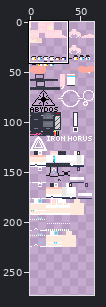
A sprite sheet gets an edit: textures/main.png. Above, an overview of the earlier version with the close-up marked.
Close-up. The starting point:
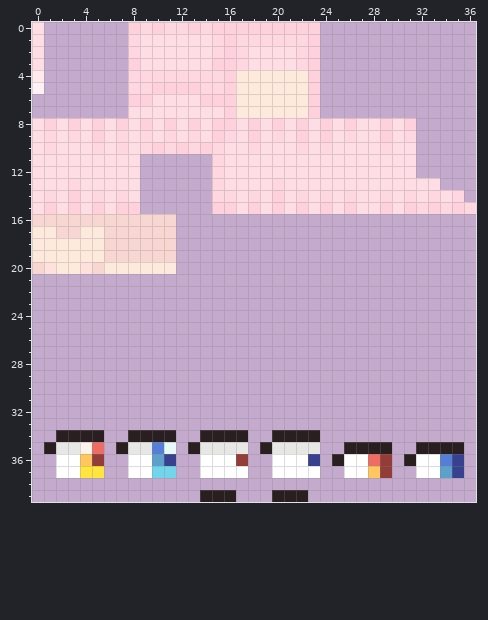
The file is 64x273 pixels. Colours within 5 levels of each other are drawn and written as one. Shown: x 0..36, y 0..39. The commit also changed other parts of the picture, which this record leaves out.
The same view after the edit:
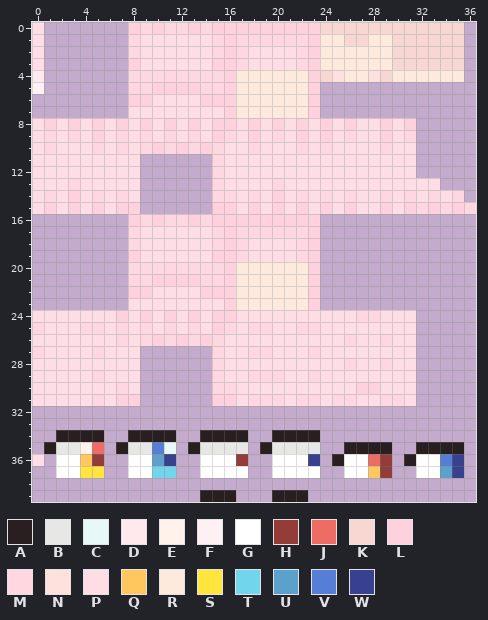
Palette (. is transparent): A #2a1f20  B #e7e7e5  C #e7f8f9  D #ffe9ed  E #fff2eb  F #fff0f3  G #ffffff  H #933c38  J #ed6d64  K #f8d7d2  L #fed1dc  M #fed7e0  N #fee0dc  P #fedde4  Q #ffc75d  R #fdeadc  S #ffe53d  T #71d6eb  U #5ca1cc  V #577ed7  W #384090
Changes in this commit:
@@ x 22..36 @@
- 0 LL.............
- 1 ML.............
- 2 ML.............
- 3 ML.............
- 4 RL.............
+ 0 LLKKKKKKKKKKKK.
+ 1 MLRRKKRRKKKKKK.
+ 2 MLRRRRRRKKKKKK.
+ 3 MLRRRRRRKKKKKK.
+ 4 RLKNRRNKRRRRRR.
  5 RL.............
@@ x 0..36 @@
 15 PLPLPLPLL......LLPLPLPLPLPLPPLPLMLMLM
-16 KKKKKKKKKKKK.........................
-17 RRKKRRKKKKKK.........................
-18 RRRRRRKKKKKK.........................
-19 RRRRRRKKKKKK.........................
-20 KNRRNKRRRRRR.........................
-21 .....................................
-22 .....................................
-23 .....................................
-24 .....................................
-25 .....................................
-26 .....................................
-27 .....................................
-28 .....................................
-29 .....................................
-30 .....................................
-31 .....................................
+16 ........LMLMMLMLLLLLLLLL.............
+17 ........MPPPPPPMLMMMMMML.............
+18 ........MPPPPPPMLMPPPPML.............
+19 ........LPPPPPPLLMPPPPML.............
+20 ........MMMMMMMMLRRRRRRL.............
+21 ........MMLLLLMMLRRRRRRL.............
+22 ........LLPPPPLLLRRRRRRL.............
+23 ........PPPPPPPPLRRRRRRL.............
+24 PPPPPPPLPLPLPLPLLPPPPPPPPPPMMPPP.....
+25 MPPPMMPMPMPMPMPLMPMMPPMMPPPPPPPP.....
+26 PPPPPPPMPMLMLMLMPPPPPPPPPPMPPMPP.....
+27 MPPPPMPPP......MPPMMPPPMPPPPPPPP.....
+28 PPPPPPPPP......MPPPPPPPPPPMPPMPP.....
+29 PPPPPMPPP......MPPMMMPPMPPPPPPPP.....
+30 PPPPPPPMP......MMPPPPPPPPPPLLPPP.....
+31 PPPPPMPLL......LLPMMMPMMPMMPPMMP.....
 32 .....................................
@@ x 0..2 @@
 35 .AB
-36 ..G
+36 P.G
 37 ..G
